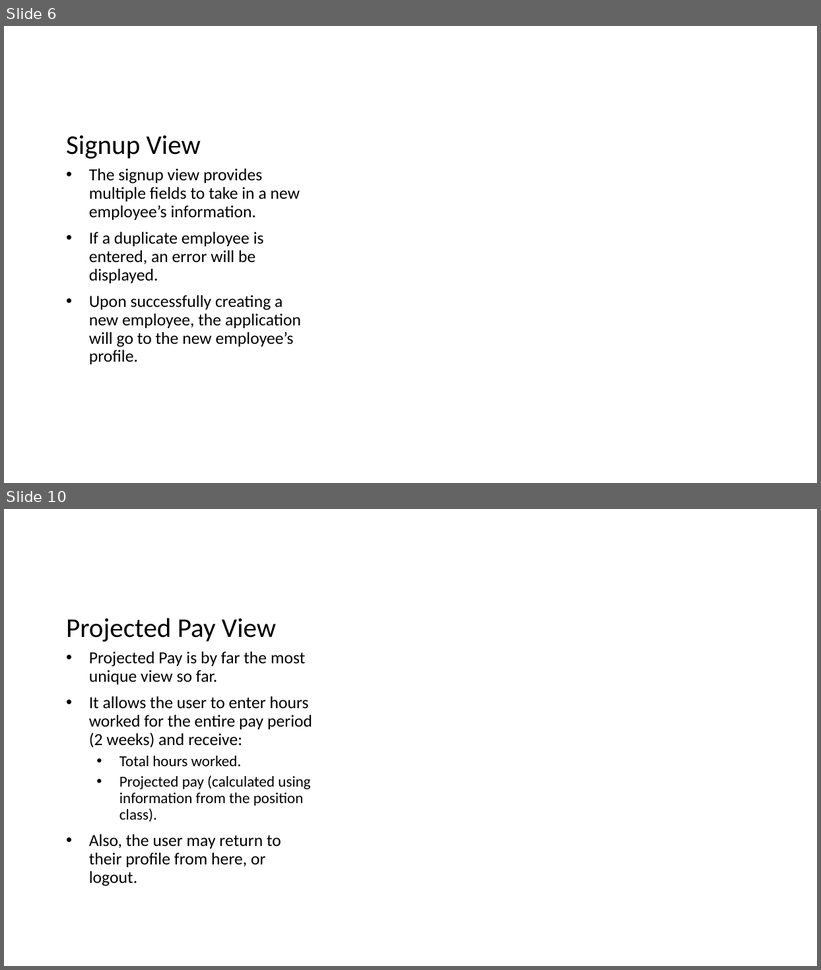
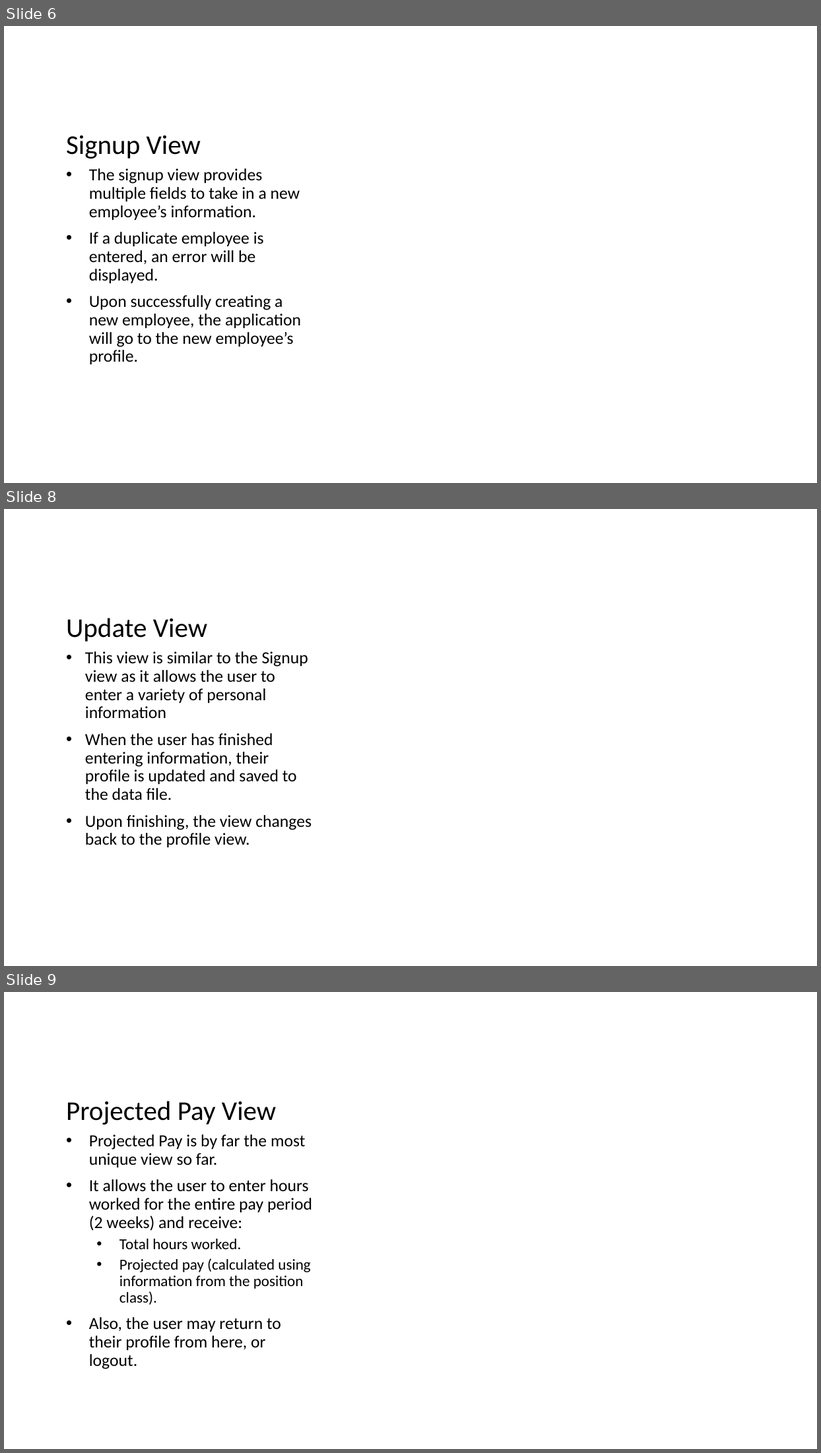
Before and after one commit to katiekalthoff/CupOJava, a slide deck: Apps final ppt.pptx. Shown one above the other, each under a label of ours: slides 6 and 10 before the commit, slides 6, 8 and 9 after it; the slides between them are not shown. The pictures are 821x970 and 821x1453 pixels, drawn with LibreOffice and Linux fonts; fonts in the diff are those of the drawing. Boxes give left, top, right and bottom in pixels: in the first picture for what was removed or moved away, otherwise in the second. Text is boxed around its words. In the diff, an @@ line names an element or a change of style, - is before the commit and + after.

```diff
--- a/Apps final ppt.pptx
+++ b/Apps final ppt.pptx
@@ slide 8 added at (4, 509, 817, 966), background #FFFFFF @@
@@ title added at (66, 618, 207, 642), 32 pt, text #000000 @@
+Update View
@@ text added at (85, 652, 312, 848), 20 pt, text #000000 @@
+• This view is similar to the Signup view as it allows the user to enter a variety of personal information
+• When the user has finished entering information, their profile is updated and saved to the data file.
+• Upon finishing, the view changes back to the profile view.
@@ what was slide 10 is now slide 9 @@
```
Also in this commit, not shown: 3 slides changed, 2 slides removed.
